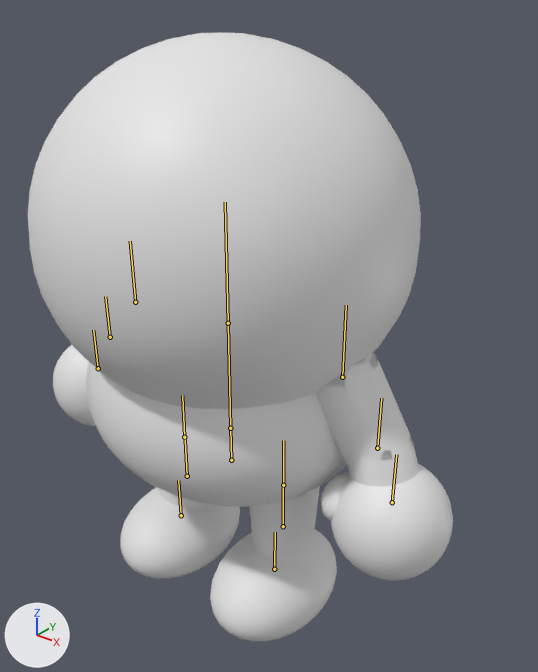
The glTF model godot/models/blob_rig.glb, before and after one commit.
Both versions are drawn from a 50 mm lens placed at (1.65, -1.83, 2.34), pointed at (0.07, 0.15, 1.11). Arrows for +X, +Y and +Z are at lower left; the lights stay in place. The picture after the commit comes second. The bones that change, and the others that lie on the model, are drawn over the model as lines.

The first picture shows 'ArmL.R', 'ArmU.R', 'Body', 'Foot.L', 'Foot.R', 'Hand.L', 'Hand.R', 'Head', 'Shin.L', 'Shin.R', 'Thigh.R'.
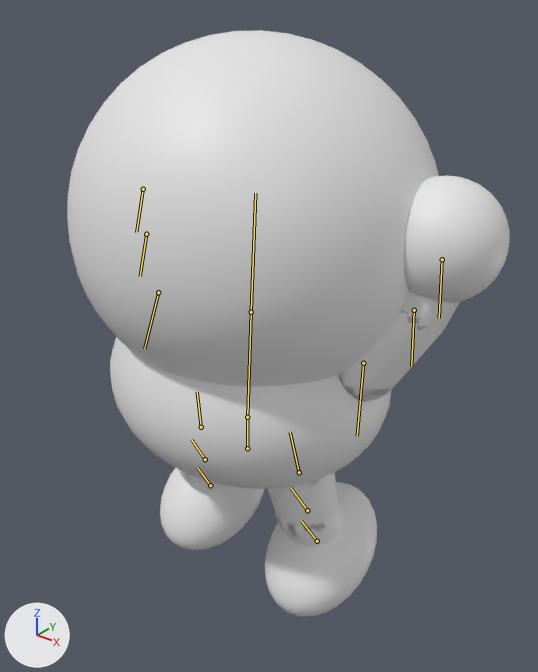
The newer file adds an action. The first version stands in its rest pose; the second is drawn at frame 0 of the action 'ledge'.

Where the change shows, as pixel boxes (x1, y1, x2, y2) in the pictures (538 x 672 px):
'Head', posed
    before: (28, 33, 421, 409)
    after: (67, 30, 439, 387)
'Body', posed
    before: (86, 362, 347, 507)
    after: (110, 337, 391, 489)
'Hand.R', posed
    before: (321, 464, 453, 581)
    after: (404, 175, 510, 303)
'Foot.R', posed (12% narrower, 19% taller)
    before: (210, 530, 337, 642)
    after: (265, 482, 377, 616)
'Foot.L', posed
    before: (120, 487, 240, 579)
    after: (160, 467, 264, 550)
'ArmU.R', posed (11% wider, 19% shorter)
    before: (315, 352, 411, 466)
    after: (337, 310, 444, 402)
'Thigh.R', posed (8% shorter)
    before: (250, 486, 320, 545)
    after: (268, 472, 338, 526)
'ArmL.R', posed
    before: (346, 435, 419, 487)
    after: (401, 292, 460, 335)
'Shin.R', posed
    before: (251, 525, 315, 563)
    after: (275, 502, 343, 546)
'Hand.L', posed (not visible afterwards)
    before: (53, 345, 96, 426)
'Shin.L', posed
    before: (159, 488, 208, 508)
    after: (178, 469, 226, 491)
bone 'hips', root to tip
    before: (231, 460) to (230, 428)
    after: (247, 448) to (247, 417)
bone 'spine', root to tip
    before: (230, 428) to (228, 323)
    after: (247, 417) to (251, 312)
bone 'armU.L', root to tip
    before: (135, 302) to (130, 241)
    after: (158, 292) to (144, 348)
bone 'armL.L', root to tip
    before: (110, 337) to (105, 296)
    after: (146, 234) to (140, 276)
bone 'armU.R', root to tip
    before: (342, 377) to (346, 305)
    after: (363, 363) to (357, 436)
bone 'armL.R', root to tip
    before: (377, 448) to (381, 398)
    after: (414, 310) to (411, 366)
bone 'thigh.L', root to tip
    before: (184, 437) to (182, 395)
    after: (201, 427) to (197, 392)
bone 'shin.L', root to tip
    before: (187, 476) to (185, 439)
    after: (205, 459) to (191, 439)
bone 'thigh.R', root to tip
    before: (283, 485) to (283, 440)
    after: (299, 472) to (290, 432)
bone 'shin.R', root to tip
    before: (283, 526) to (283, 487)
    after: (307, 510) to (290, 487)

Patch to the scene script:
```diff
--- a/godot/models/blob_rig.glb.py
+++ b/godot/models/blob_rig.glb.py
@@ bone_hips @@
 bone_hips = bpy.data.objects['Rig'].pose.bones['hips']  # child of 'root'
-bone_hips.location = (0.0, 0.0, 0.0)
+bone_hips.location = (0.0, 0.0, -0.1)
@@ bone_spine @@
 bone_spine = bpy.data.objects['Rig'].pose.bones['spine']  # child of 'hips'
-bone_spine.rotation_quaternion = (1.0, 0.0, 0.0, 0.0)  # degrees (0, 0, 0)
+bone_spine.rotation_quaternion = (0.999, -0.035, 0.0, 0.0)  # degrees (-4, 0, 0)
@@ bone_armu_l @@
 bone_armu_l = bpy.data.objects['Rig'].pose.bones['armU.L']  # child of 'spine'
-bone_armu_l.rotation_quaternion = (1.0, 0.0, 0.0, 0.0)  # degrees (0, 0, 0)
+bone_armu_l.rotation_quaternion = (0.104, 0.992, -0.069, -0.007)  # degrees (168, 0, -8)
@@ bone_arml_l @@
 bone_arml_l = bpy.data.objects['Rig'].pose.bones['armL.L']  # child of 'armU.L'
-bone_arml_l.rotation_quaternion = (1.0, 0.0, 0.0, 0.0)  # degrees (0, 0, 0)
+bone_arml_l.rotation_quaternion = (0.999, 0.052, 0.0, 0.0)  # degrees (6, 0, 0)
@@ bone_armu_r @@
 bone_armu_r = bpy.data.objects['Rig'].pose.bones['armU.R']  # child of 'spine'
-bone_armu_r.rotation_quaternion = (1.0, 0.0, 0.0, 0.0)  # degrees (0, 0, 0)
+bone_armu_r.rotation_quaternion = (0.104, 0.992, 0.069, 0.007)  # degrees (168, 0, 8)
@@ bone_arml_r @@
 bone_arml_r = bpy.data.objects['Rig'].pose.bones['armL.R']  # child of 'armU.R'
-bone_arml_r.rotation_quaternion = (1.0, 0.0, 0.0, 0.0)  # degrees (0, 0, 0)
+bone_arml_r.rotation_quaternion = (0.999, 0.052, 0.0, 0.0)  # degrees (6, 0, 0)
@@ bone_thigh_l @@
 bone_thigh_l = bpy.data.objects['Rig'].pose.bones['thigh.L']  # child of 'hips'
-bone_thigh_l.rotation_quaternion = (1.0, 0.0, 0.0, 0.0)  # degrees (0, 0, 0)
+bone_thigh_l.rotation_quaternion = (0.995, 0.087, -0.005, -0.052)  # degrees (10, 0, -6)
@@ bone_shin_l @@
 bone_shin_l = bpy.data.objects['Rig'].pose.bones['shin.L']  # child of 'thigh.L'
-bone_shin_l.rotation_quaternion = (1.0, 0.0, 0.0, 0.0)  # degrees (0, 0, 0)
+bone_shin_l.rotation_quaternion = (0.985, 0.174, 0.0, 0.0)  # degrees (20, 0, 0)
@@ bone_thigh_r @@
 bone_thigh_r = bpy.data.objects['Rig'].pose.bones['thigh.R']  # child of 'hips'
-bone_thigh_r.rotation_quaternion = (1.0, 0.0, 0.0, 0.0)  # degrees (0, 0, 0)
+bone_thigh_r.rotation_quaternion = (0.995, 0.087, 0.005, 0.052)  # degrees (10, 0, 6)
@@ bone_shin_r @@
 bone_shin_r = bpy.data.objects['Rig'].pose.bones['shin.R']  # child of 'thigh.R'
-bone_shin_r.rotation_quaternion = (1.0, 0.0, 0.0, 0.0)  # degrees (0, 0, 0)
+bone_shin_r.rotation_quaternion = (0.985, 0.174, 0.0, 0.0)  # degrees (20, 0, 0)
```
